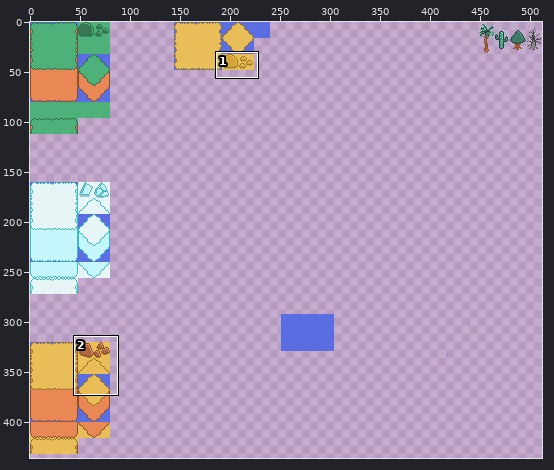
Edited in one commit: pixel-art file (project-files/world_map_tileset.aseprite). The picture above shows the old version from afar; the outline marks the close-up.
Close-up. As it was:
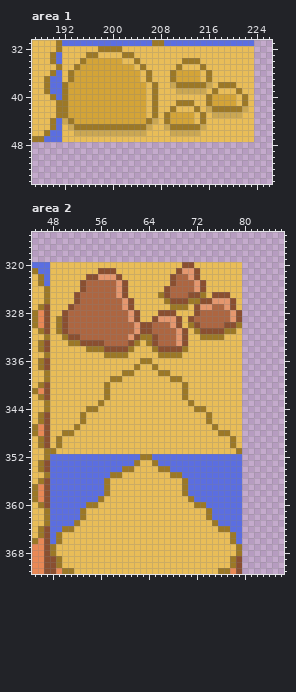
512x512 pixels, 1 frame. Colours within 5 levels of each other are drawn and written as one. Shown: area 1: x 187..226, y 31..54; area 2: x 45..86, y 315..371. The wide view leaves out empty margins. The commit also changed other parts of the picture, which this record leaves out.
And afterwards:
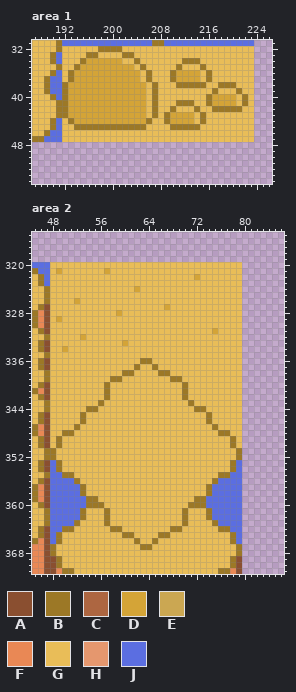
Palette (. is transparent): A #8a4f30  B #9c7826  C #ad6641  D #d4a437  E #cba752  F #e98855  G #e9bd58  H #e5976e  J #5b6ee1
From old to new:
layer "ground_top #2" now shown
--- area 1, layer "ground_top #2"
@@ x 187..226 @@
 37 GGBJJGBDDDDDDDDDDDGBGGGBDDDDGBGGGGGGG...
-38 GGBJJBDDDDDDDDDDDDDGBGGEBBBBBEGBBBGGG...
-39 GGBJJBDDDDDDDDDDDDDGBGGGEEEEEGBGGGBGG...
+38 GGBJJBDDDDDDDDDDDDDGBGGGBBBBBGGBBBGGG...
+39 GGBJJBDDDDDDDDDDDDDGBGGGGGGGGGBGGGBGG...
 40 GGGBJBDDDDDDDDDDDDDGBGGGGGGGGBDDDDGBG...
 41 GGGGBBDDDDDDDDDDDDDGBGGGBBBGGBDDDDGBG...
-42 GGGGBBDDDDDDDDDDDDDGBGGBGGGBGEBBBBBEG...
-43 GGGGBBDDDDDDDDDDDDDGBGBDDDDGBGEEEEEGG...
-44 GGGBJEBDDDDDDDDDDDDBEGBDDDDGBGGGGGGGG...
-45 GGGBJGEBBBBBBBBBBBBEGGEBBBBBEGGGGGGGG...
-46 GGBJJGGEEEEEEEEEEEEGGGGEEEEEGGGGGGGGG...
+42 GGGGBBDDDDDDDDDDDDDGBGGBGGGBGGBBBBBGG...
+43 GGGGBBDDDDDDDDDDDDDGBGBDDDDGBGGGGGGGG...
+44 GGGBJGBDDDDDDDDDDDDBGGBDDDDGBGGGGGGGG...
+45 GGGBJGGBBBBBBBBBBBBGGGGBBBBBGGGGGGGGG...
+46 GGBJJGGGGGGGGGGGGGGGGGGGGGGGGGGGGGGGG...
 47 BBJJJGGGGGGGGGGGGGGGGGGGGGGGGGGGGGGGG...
--- area 2, layer "ground_top #2"
@@ x 45..86 @@
 319 ..........................................
-320 JJJGGGGGGGGGGGGGGGGGGGGGGAAGGGGGGGG.......
-321 BJJGGGGGGGGAAAGGGGGGGGGGAHHAGGGGGGG.......
-322 GBJGGGGGGAAHHHAGGGGGGGGACCHAGGGGGGG.......
-323 GBJGGGGGACCCCCHAGGGGGGGACCCHAGGGGGG.......
-324 GGBGGGGGACCCCCHAGGGGGGACCCCHAGGGGGG.......
-325 GGBGGGGACCCCCCHAGGGGGBACCCAABGAAAGG.......
-326 GGBGGGGACCCCCCCHAGGGGGBAAABBAAHHHAG.......
-327 GBAGGGACCCCCCCCHAGGGGGGBBBGAHHCCHAG.......
-328 BFAGGACCCCCCCCCCHAGGGAAAGGGACCCCCHA.......
-329 BFAGBACCCCCCCCCCHAGGAHHHAGACCCCCCHA.......
-330 BFAGBACCCCCCCCCCCHAACCCHAGBACCCCAAB.......
-331 GBAGBACCCCCCCCCCCHAACCCCHAGBAAAABBG.......
-332 GGBGGBAACCCCCCCCHABBACCCHAGGBBBBGGG.......
-333 GBAGGGBBAAAACCCCABGBACCCHAGGGGGGGGG.......
-334 GBAGGGGGGBBBAAAABGGGBAAAABGGGGGGGGG.......
-335 GGBGGGGGGGGGBBBBGGGGGBBBBGGGGGGGGGG.......
+320 JJJGGGGGGGGGGGGGGGGGGGGGGGGGGGGGGGG.......
+321 BJJGDGGGGGGGDGGGGGGGGGGGGGGGGGGGGGG.......
+322 GBJGGGGGGGGGGGGGGGGGGGGGGGGDGGGGGGG.......
+323 GBJGGGGGGGGGGGGGGGGGGGGGGGGGGGGGGGG.......
+324 GGBGGGGGGGGGGGGGGDGGGGGGGGGGGGGGGGG.......
+325 GGBGGGGGGGGGGGGGGGGGGGGGGGGGGGGGGGG.......
+326 GGBGGGGDGGGGGGGGGGGGGGGGGGGGGGGGGGG.......
+327 GBAGGGGGGGGGGGGGGGGGGGDGGGGGGGGGGGG.......
+328 BFAGGGGGGGGGGGDGGGGGGGGGGGGGGGGGGGG.......
+329 BFAGDGGGGGGGGGGGGGGGGGGGGGGGGGGGGGG.......
+330 BFAGGGGGGGGGGGGGGGGGGGGGGGGGGGGGGGG.......
+331 GBAGGGGGGGGGGGGGGGGGGGGGGGGGGGDGGGG.......
+332 GGBGGGGGDGGGGGGGGGGGGGGGGGGGGGGGGGG.......
+333 GBAGGGGGGGGGGGGDGGGGGGGGGGGGGGGGGGG.......
+334 GBAGGDGGGGGGGGGGGGGGGGGGGGGGGGGGGGG.......
+335 GGBGGGGGGGGGGGGGGGGGGGGGGGGGGGGGGGG.......
 336 GBAGGGGGGGGGGGGGGGBBGGGGGGGGGGGGGGG.......
@@ x 45..86 @@
 351 GGBBGGGGGGGGGGGGGGGGGGGGGGGGGGGGGGB.......
-352 GGBJJJJJJJJJJJJJJJBBJJJJJJJJJJJJJJJ.......
-353 GBAJJJJJJJJJJJJJJBGGBJJJJJJJJJJJJJJ.......
-354 GBAJJJJJJJJJJJJBBGGGGBBJJJJJJJJJJJJ.......
-355 GGBJJJJJJJJJJBBGGGGGGGGBBJJJJJJJJJJ.......
-356 GBAJJJJJJJJJBGGGGGGGGGGGGBJJJJJJJJJ.......
-357 BFAJJJJJJJJJBGGGGGGGGGGGGBJJJJJJJJJ.......
-358 BFAJJJJJJJJJBGGGGGGGGGGGGBJJJJJJJJJ.......
-359 BFAJJJJJJJJBGGGGGGGGGGGGGGBJJJJJJJJ.......
-360 GBAJJJJJJBBGGGGGGGGGGGGGGGGBBJJJJJJ.......
-361 GGBJJJJJBGGGGGGGGGGGGGGGGGGGGBJJJJJ.......
-362 GGBJJJJJBGGGGGGGGGGGGGGGGGGGGBJJJJJ.......
-363 GGBJJJJBGGGGGGGGGGGGGGGGGGGGGGBJJJJ.......
-364 GBAJJBBGGGGGGGGGGGGGGGGGGGGGGGGBBJJ.......
-365 GBAJBGGGGGGGGGGGGGGGGGGGGGGGGGGGGBJ.......
-366 BFAJBGGGGGGGGGGGGGGGGGGGGGGGGGGGGBJ.......
-367 FFABGGGGGGGGGGGGGGGGGGGGGGGGGGGGGGB.......
+352 GGBBGGGGGGGGGGGGGGGGGGGGGGGGGGGGGGB.......
+353 GBAJBGGGGGGGGGGGGGGGGGGGGGGGGGGGGBJ.......
+354 GBAJBGGGGGGGGGGGGGGGGGGGGGGGGGGGGBJ.......
+355 GGBJJBBGGGGGGGGGGGGGGGGGGGGGGGGBBJJ.......
+356 GBAJJJJBGGGGGGGGGGGGGGGGGGGGGGBJJJJ.......
+357 BFAJJJJJBGGGGGGGGGGGGGGGGGGGGBJJJJJ.......
+358 BFAJJJJJBGGGGGGGGGGGGGGGGGGGGBJJJJJ.......
+359 BFAJJJJJJBBGGGGGGGGGGGGGGGGBBJJJJJJ.......
+360 GBAJJJJJJBBBGGGGGGGGGGGGGGBBBJJJJJJ.......
+361 GGBJJJJJBGGGBGGGGGGGGGGGGBGGGBJJJJJ.......
+362 GGBJJJJJBGGGBGGGGGGGGGGGGBGGGBJJJJJ.......
+363 GGBJJJJBGGGGBGGGGGGGGGGGGBGGGGBJJJJ.......
+364 GBAJJBBGGGGGGBBGGGGGGGGBBGGGGGGBBJJ.......
+365 GBAJBGGGGGGGGGGBBGGGGBBGGGGGGGGGGBJ.......
+366 BFAJBGGGGGGGGGGGGBGGBGGGGGGGGGGGGBJ.......
+367 FFABGGGGGGGGGGGGGGBBGGGGGGGGGGGGGGB.......
 368 FFABGGGGGGGGGGGGGGGGGGGGGGGGGGGGGGB.......
